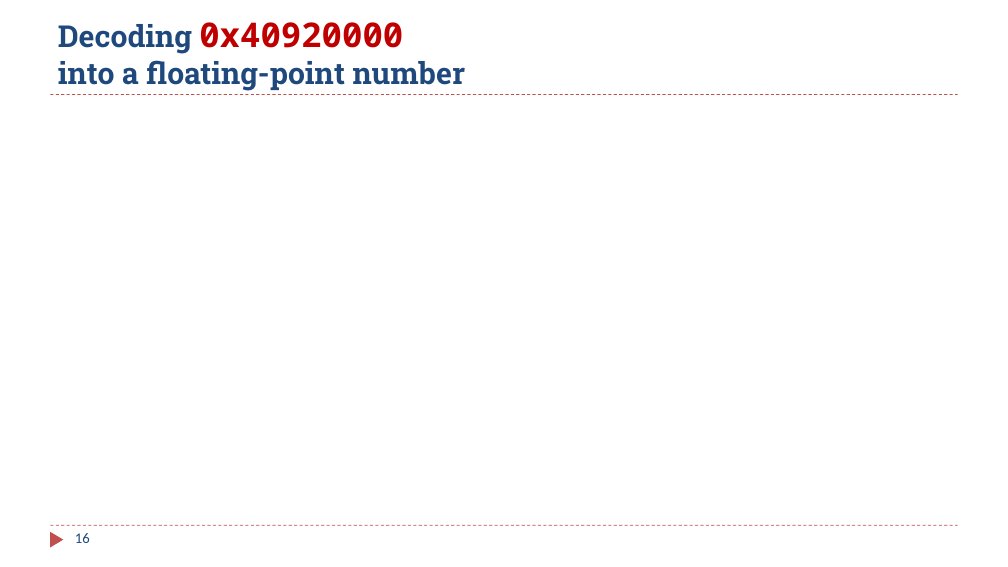
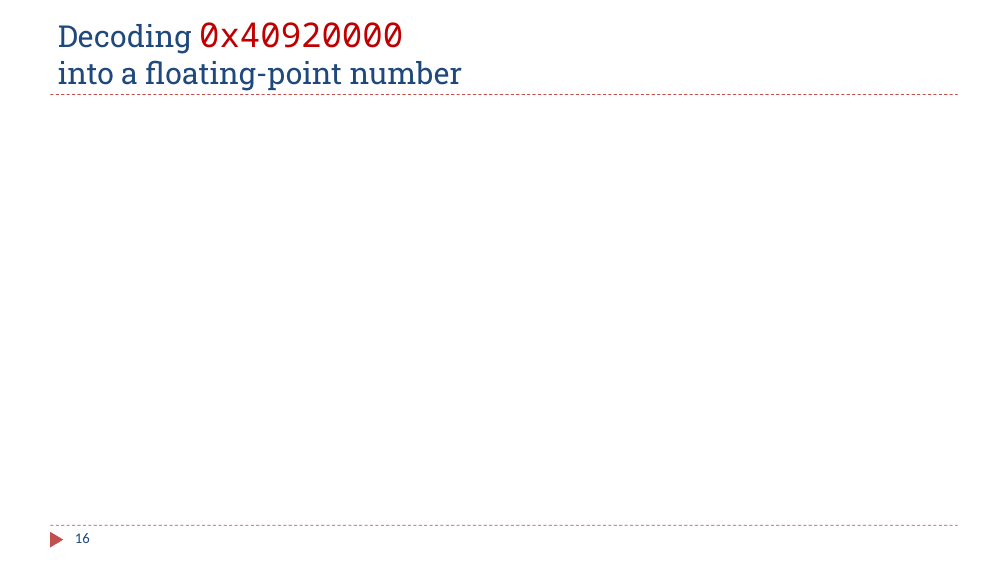
Before and after one commit to guhofstra/CSC111Fa25, a slide deck: slide 16 of PPTs/Ch12_13_Fixed_Floating_Point_Numbers.pptx. Drawn at 1008x567 pixels with LibreOffice and Linux fonts; fonts in the diff are those of the drawing; grey boxes stand for pictures. Boxes give left, top, right and bottom in pixels: in the first picture for what was removed or moved away, otherwise in the second. Text is boxed around its words. In the diff, an @@ line names an element or a change of style, - is before the commit and + after.

```diff
--- a/PPTs/Ch12_13_Fixed_Floating_Point_Numbers.pptx
+++ b/PPTs/Ch12_13_Fixed_Floating_Point_Numbers.pptx
@@ title "Decoding 0x40920000 into a floating-point ..." at [58, 22, 463, 91]: bold off @@
```
Also in this commit, not shown: 5 other slides changed, 5 other files.
